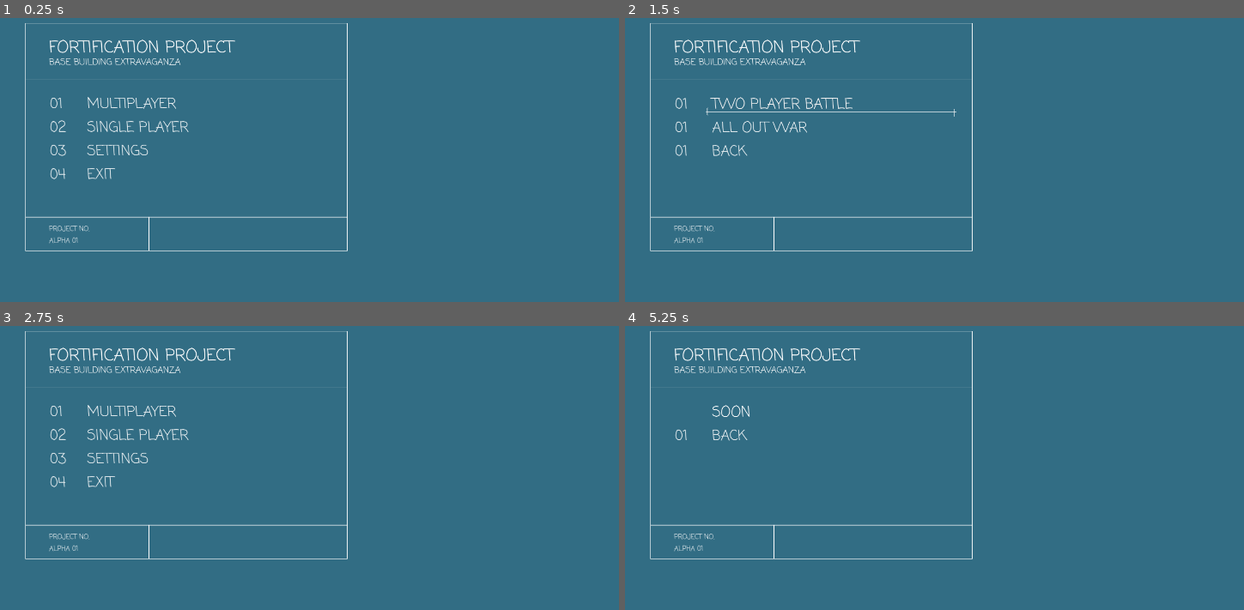
Above: before the commit, frames 1-4 (two rows, left to right).
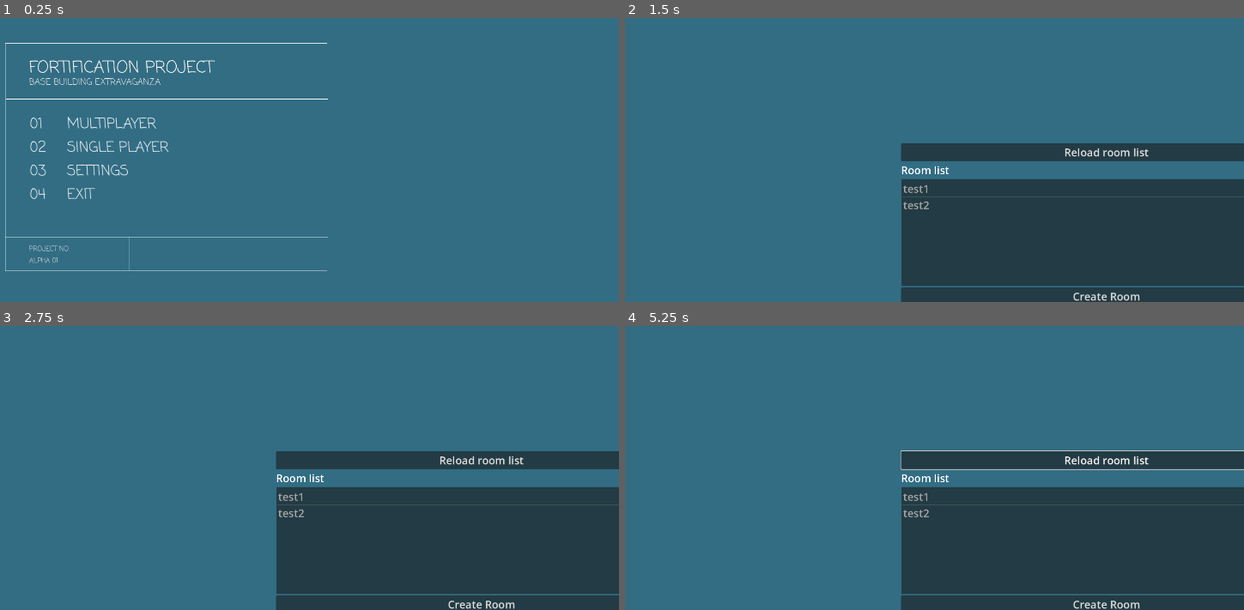
Above: after the commit, the same moments.

Repository: maig81/maig81-r-frontend
Game: Godot game, scene res://main_menu/main_menu.tscn
The game is run twice, just before and just after one commit, with the same random seed, the same clock (stepped at 60 frames per second) and the same inputs. This scene is started directly instead of the project's main scene.
Inputs (mouse positions are in pixels of both pictures, inside the frame that each line leads up to):
- Up to frame 1 (0.25 s): no input
- Up to frame 2 (1.5 s): click "MULTIPLAYER" at 0.5 s; click "TWO PLAYER BATTLE" at 1.25 s
- Up to frame 3 (2.75 s): click (154, 459) at 2 s, where only the run before the commit has a clickable "BACK"
- Up to frame 4 (5.25 s): click (761, 459) at 2.75 s, where only the run before the commit has a clickable "SETTINGS"; click (1107, 604) at 3.5 s, where only the run after the commit has a clickable "Create Room"; click (1107, 459) at 4.25 s, where only the run after the commit has a clickable "Reload room list"; move the mouse to (1052, 397) at 5.02 s; hold Right from 5.03 s (still down); tap R at 5.1 s

The runs differ from the first frame. In frame 1, 4.4% of the frame differs, in the area x 0-57%, y 1-90%; in frame 2, 29%, in the area x 4-100%, y 1-100%; in frame 3, 29%; in frame 4, 29%.

Commit message:
deploy: update frontend

Diff:
--- a/game/pause_menu/pause_menu.gd
+++ b/game/pause_menu/pause_menu.gd
@@ -16,4 +16,4 @@
 func _on_forfeit_button_pressed() -> void:
 	get_tree().paused = false
 	GameSession.reset()
-	get_tree().change_scene_to_file("res://hub/mode_select.tscn")
+	get_tree().change_scene_to_file("res://main_menu/main_menu.tscn")
--- a/hub/mode_select.gd
+++ /dev/null
@@ -1,15 +0,0 @@
-extends Node2D
-
-func _ready() -> void:
-	$CanvasLayer/Control/VBoxContainer/TwoPlayerBattleButton.pressed.connect(_on_two_player)
-	$CanvasLayer/Control/VBoxContainer/DebugButton.pressed.connect(_on_debug)
-
-func _on_debug() -> void:
-	_select("debug")
-
-func _on_two_player() -> void:
-	_select("two_player_battle")
-
-func _select(mode: String) -> void:
-	GameSession.game_mode = mode
-	get_tree().change_scene_to_file("res://hub/hub.tscn")
--- a/main_menu/main_menu.gd
+++ b/main_menu/main_menu.gd
@@ -21,6 +21,16 @@
 	$CanvasLayer/MenuStack/MultiPlayerPanel/BackButton.pressed.connect(_on_back_button_pressed)
 	$CanvasLayer/MenuStack/SettingsPanel/BackButton.pressed.connect(_on_back_button_pressed)
 
+	# MULTIPLAYER PANEL
+	$CanvasLayer/MenuStack/MultiPlayerPanel/TwoPlayerBattleGameButton.pressed.connect(_on_two_player_battle_game_button_pressed)
+	$CanvasLayer/MenuStack/MultiPlayerPanel/MassiveGameButton.pressed.connect(_on_massive_game_button_pressed)
+
+	#SINGLE PLAYER PANEL
+	$CanvasLayer/MenuStack/SinglePlayerPanel/StandardGameButton.pressed.connect(_on_standard_game_button_pressed)
+	$CanvasLayer/MenuStack/SinglePlayerPanel/BlitzGameButton.pressed.connect(_on_blitz_game_button_pressed)
+	$CanvasLayer/MenuStack/SinglePlayerPanel/EndlessGameButton.pressed.connect(_on_endless_game_button_pressed)
+	$CanvasLayer/MenuStack/SinglePlayerPanel/CustomGameButton.pressed.connect(_on_custom_game_button_pressed)
+
 	toggle_panel(rootPanel)
 
 func toggle_panel(panel: VBoxContainer) -> void:
@@ -30,8 +40,9 @@
 		else:
 			p.visible = false
 
-
-#BUTTON HANDLERS
+# ------------------------------------------------------------------------------------------------
+# ROOT PANEL BUTTON HANDLERS
+# ------------------------------------------------------------------------------------------------
 func _on_multi_player_button_pressed() -> void:
 	toggle_panel(multiPlayerPanel)
 
@@ -46,3 +57,30 @@
 
 func _on_back_button_pressed() -> void:
 	toggle_panel(rootPanel)
+
+
+# ------------------------------------------------------------------------------------------------
+# MULTIPLAYER PANEL
+# ------------------------------------------------------------------------------------------------
+func _on_two_player_battle_game_button_pressed() -> void:
+	GameSession.game_mode = "two_player_battle"
+	get_tree().change_scene_to_file("res://hub/hub.tscn")
+
+func _on_massive_game_button_pressed() -> void:
+	print_debug("Massive game button pressed")
+
+
+# ------------------------------------------------------------------------------------------------
+# SINGLE PLAYER PANEL
+# ------------------------------------------------------------------------------------------------
+func _on_standard_game_button_pressed() -> void:
+	print_debug("Standard game button pressed")
+
+func _on_blitz_game_button_pressed() -> void:
+	print_debug("Blitz game button pressed")
+
+func _on_endless_game_button_pressed() -> void:
+	print_debug("Endless game button pressed")
+
+func _on_custom_game_button_pressed() -> void:
+	print_debug("Custom game button pressed")
--- a/main_menu/main_menu.tscn
+++ b/main_menu/main_menu.tscn
@@ -15,20 +15,15 @@
 anchors_preset = 2
 anchor_top = 1.0
 anchor_bottom = 1.0
-offset_left = 431.0
-offset_top = -584.0
-offset_right = 866.0
-offset_bottom = -310.0
+offset_left = 375.0
+offset_top = -528.0
+offset_right = 810.0
+offset_bottom = -254.0
 grow_vertical = 0
 
-[node name="BorderPoly" type="Polygon2D" parent="CanvasLayer/MenuStack" unique_id=596942402]
-position = Vector2(-172, -197)
-scale = Vector2(1, 1.0616666)
-invert_enabled = true
-invert_border = 1.0
-polygon = PackedVector2Array(900, 0, 0, 0, 0, 600, 900, 600)
-
-[node name="Line2D" type="Line2D" parent="CanvasLayer/MenuStack" unique_id=1319197947]
+[node name="FrameAndText" type="CanvasGroup" parent="CanvasLayer/MenuStack" unique_id=577279782]
+
+[node name="Line2D" type="Line2D" parent="CanvasLayer/MenuStack/FrameAndText" unique_id=1319197947]
 position = Vector2(-171, -41)
 points = PackedVector2Array(0, 0, 900, 0)
 width = 1.0
@@ -36,7 +31,7 @@
 begin_cap_mode = 2
 end_cap_mode = 2
 
-[node name="Line2D2" type="Line2D" parent="CanvasLayer/MenuStack" unique_id=1802556203]
+[node name="Line2D2" type="Line2D" parent="CanvasLayer/MenuStack/FrameAndText" unique_id=1802556203]
 position = Vector2(-171, 346)
 points = PackedVector2Array(0, 0, 900, 0)
 width = 2.0
@@ -45,7 +40,7 @@
 begin_cap_mode = 2
 end_cap_mode = 2
 
-[node name="Line2D3" type="Line2D" parent="CanvasLayer/MenuStack" unique_id=1009577281]
+[node name="Line2D3" type="Line2D" parent="CanvasLayer/MenuStack/FrameAndText" unique_id=1009577281]
 position = Vector2(173, 346)
 points = PackedVector2Array(0, 0, 0, 94)
 width = 2.0
@@ -53,8 +48,14 @@
 begin_cap_mode = 2
 end_cap_mode = 2
 
-[node name="FortifyProjectTitle" type="Label" parent="CanvasLayer/MenuStack" unique_id=1803479128]
-layout_mode = 0
+[node name="BorderPoly" type="Polygon2D" parent="CanvasLayer/MenuStack/FrameAndText" unique_id=596942402]
+position = Vector2(-172, -197)
+scale = Vector2(1, 1.0616666)
+invert_enabled = true
+invert_border = 1.0
+polygon = PackedVector2Array(900, 0, 0, 0, 0, 600, 900, 600)
+
+[node name="FortifyProjectTitle" type="Label" parent="CanvasLayer/MenuStack/FrameAndText" unique_id=1803479128]
 offset_left = -106.0
 offset_top = -164.0
 offset_right = 411.0
@@ -63,8 +64,7 @@
 theme_override_font_sizes/font_size = 47
 text = "FORTIFICATION PROJECT"
 
-[node name="FortifyProjectTitle2" type="Label" parent="CanvasLayer/MenuStack" unique_id=410028799]
-layout_mode = 0
+[node name="FortifyProjectTitle2" type="Label" parent="CanvasLayer/MenuStack/FrameAndText" unique_id=410028799]
 offset_left = -106.0
 offset_top = -107.0
 offset_right = 411.0
@@ -73,8 +73,7 @@
 theme_override_font_sizes/font_size = 25
 text = "BASE BUILDING EXTRAVAGANZA"
 
-[node name="FortifyProjectTitle3" type="Label" parent="CanvasLayer/MenuStack" unique_id=185742416]
-layout_mode = 0
+[node name="FortifyProjectTitle3" type="Label" parent="CanvasLayer/MenuStack/FrameAndText" unique_id=185742416]
 offset_left = -106.0
 offset_top = 365.0
 offset_right = 70.0
@@ -99,21 +98,21 @@
 layout_mode = 2
 text = "SINGLE PLAYER"
 
-[node name="Label" parent="CanvasLayer/MenuStack/RootPanel/SinglePlayerButton" index="1" unique_id=925173409]
+[node name="Label" parent="CanvasLayer/MenuStack/RootPanel/SinglePlayerButton" index="0" unique_id=925173409]
 text = "02"
 
 [node name="SettingsButton" parent="CanvasLayer/MenuStack/RootPanel" unique_id=967589498 instance=ExtResource("2_3shxk")]
 layout_mode = 2
 text = "SETTINGS"
 
-[node name="Label" parent="CanvasLayer/MenuStack/RootPanel/SettingsButton" index="1" unique_id=925173409]
+[node name="Label" parent="CanvasLayer/MenuStack/RootPanel/SettingsButton" index="0" unique_id=925173409]
 text = "03"
 
 [node name="ExitButton" parent="CanvasLayer/MenuStack/RootPanel" unique_id=653782546 instance=ExtResource("2_3shxk")]
 layout_mode = 2
 text = "EXIT"
 
-[node name="Label" parent="CanvasLayer/MenuStack/RootPanel/ExitButton" index="1" unique_id=925173409]
+[node name="Label" parent="CanvasLayer/MenuStack/RootPanel/ExitButton" index="0" unique_id=925173409]
 text = "04"
 
 [node name="SinglePlayerPanel" type="VBoxContainer" parent="CanvasLayer/MenuStack" unique_id=79165126]
@@ -122,23 +121,37 @@
 offset_right = 40.0
 
 [node name="StandardGameButton" parent="CanvasLayer/MenuStack/SinglePlayerPanel" unique_id=1850567493 instance=ExtResource("2_3shxk")]
-layout_mode = 2
+visible = false
+layout_mode = 2
+disabled = true
 text = "STANDARD"
 
 [node name="BlitzGameButton" parent="CanvasLayer/MenuStack/SinglePlayerPanel" unique_id=201402595 instance=ExtResource("2_3shxk")]
-layout_mode = 2
+visible = false
+layout_mode = 2
+disabled = true
 text = "BLITZ"
 
-[node name="Label" parent="CanvasLayer/MenuStack/SinglePlayerPanel/BlitzGameButton" index="1" unique_id=925173409]
+[node name="Label" parent="CanvasLayer/MenuStack/SinglePlayerPanel/BlitzGameButton" index="0" unique_id=925173409]
 text = "02"
 
 [node name="EndlessGameButton" parent="CanvasLayer/MenuStack/SinglePlayerPanel" unique_id=2088597347 instance=ExtResource("2_3shxk")]
-layout_mode = 2
+visible = false
+layout_mode = 2
+disabled = true
 text = "ENDLESS"
 
+[node name="Label" parent="CanvasLayer/MenuStack/SinglePlayerPanel/EndlessGameButton" index="0" unique_id=925173409]
+text = "03"
+
 [node name="CustomGameButton" parent="CanvasLayer/MenuStack/SinglePlayerPanel" unique_id=1650633203 instance=ExtResource("2_3shxk")]
-layout_mode = 2
+visible = false
+layout_mode = 2
+disabled = true
 text = "CUSTOM"
+
+[node name="Label" parent="CanvasLayer/MenuStack/SinglePlayerPanel/CustomGameButton" index="0" unique_id=925173409]
+text = "04"
 
 [node name="BackButton" parent="CanvasLayer/MenuStack/SinglePlayerPanel" unique_id=1280753668 instance=ExtResource("2_3shxk")]
 layout_mode = 2
@@ -155,12 +168,17 @@
 text = "TWO PLAYER BATTLE"
 
 [node name="MassiveGameButton" parent="CanvasLayer/MenuStack/MultiPlayerPanel" unique_id=1403801971 instance=ExtResource("2_3shxk")]
-layout_mode = 2
+visible = false
+layout_mode = 2
+disabled = true
 text = "ALL OUT WAR"
 
 [node name="BackButton" parent="CanvasLayer/MenuStack/MultiPlayerPanel" unique_id=76547692 instance=ExtResource("2_3shxk")]
 layout_mode = 2
 text = "BACK"
+
+[node name="Label" parent="CanvasLayer/MenuStack/MultiPlayerPanel/BackButton" index="0" unique_id=925173409]
+text = "02"
 
 [node name="SettingsPanel" type="VBoxContainer" parent="CanvasLayer/MenuStack" unique_id=1654871398]
 visible = false
@@ -183,3 +201,6 @@
 [editable path="CanvasLayer/MenuStack/RootPanel/ExitButton"]
 [editable path="CanvasLayer/MenuStack/SinglePlayerPanel/StandardGameButton"]
 [editable path="CanvasLayer/MenuStack/SinglePlayerPanel/BlitzGameButton"]
+[editable path="CanvasLayer/MenuStack/SinglePlayerPanel/EndlessGameButton"]
+[editable path="CanvasLayer/MenuStack/SinglePlayerPanel/CustomGameButton"]
+[editable path="CanvasLayer/MenuStack/MultiPlayerPanel/BackButton"]
--- a/main_menu/main_menu_button.gd
+++ b/main_menu/main_menu_button.gd
@@ -7,8 +7,8 @@
 var _fade_tween: Tween
 
 func _ready() -> void:
-	connect("mouse_entered", self._on_mouse_entered)
-	connect("mouse_exited", self._on_mouse_exited)
+	mouse_entered.connect(_on_mouse_entered)
+	mouse_exited.connect(_on_mouse_exited)
 
 func _fade_underline(to_visible: bool) -> void:
 	if _fade_tween:
--- a/main_menu/main_menu_button.tscn
+++ b/main_menu/main_menu_button.tscn
@@ -8,7 +8,9 @@
 
 [sub_resource type="StyleBoxEmpty" id="StyleBoxEmpty_wi55t"]
 
-[sub_resource type="StyleBoxEmpty" id="StyleBoxEmpty_8hmbn"]
+[sub_resource type="StyleBoxEmpty" id="StyleBoxEmpty_h5veo"]
+
+[sub_resource type="StyleBoxEmpty" id="StyleBoxEmpty_phtc6"]
 
 [node name="MainMenuButton" type="Button" unique_id=2120379635]
 offset_left = 104.0
@@ -16,12 +18,23 @@
 offset_bottom = 62.0
 theme = ExtResource("1_8hmbn")
 theme_override_colors/font_color = Color(1, 1, 1, 0.8627451)
+theme_override_colors/font_disabled_color = Color(0.875, 0.875, 0.875, 0.5)
 theme_override_styles/normal = SubResource("StyleBoxFlat_8hmbn")
 theme_override_styles/pressed = SubResource("StyleBoxEmpty_wi55t")
-theme_override_styles/hover = SubResource("StyleBoxEmpty_8hmbn")
+theme_override_styles/hover = SubResource("StyleBoxEmpty_h5veo")
+theme_override_styles/disabled = SubResource("StyleBoxEmpty_phtc6")
 text = "BUTTON TEXT"
 alignment = 0
 script = ExtResource("2_wi55t")
+
+[node name="Label" type="Label" parent="." unique_id=925173409]
+layout_mode = 0
+offset_left = -104.0
+offset_right = -64.0
+offset_bottom = 62.0
+theme = ExtResource("1_8hmbn")
+theme_override_colors/font_color = Color(1, 1, 1, 0.8627451)
+text = "01"
 
 [node name="Underline" type="CanvasGroup" parent="." unique_id=42549307]
 visible = false
@@ -52,12 +65,3 @@
 joint_mode = 1
 begin_cap_mode = 2
 end_cap_mode = 2
-
-[node name="Label" type="Label" parent="." unique_id=925173409]
-layout_mode = 0
-offset_left = -104.0
-offset_right = -64.0
-offset_bottom = 62.0
-theme = ExtResource("1_8hmbn")
-theme_override_colors/font_color = Color(1, 1, 1, 0.8627451)
-text = "01"
--- /dev/null
+++ b/styles/style_button_disabled.tres
@@ -0,0 +1,3 @@
+[gd_resource type="StyleBoxEmpty" format=3 uid="uid://siprxf2xfx17"]
+
+[resource]
Not shown, removed: hub/mode_select.gd.uid
Not shown: 1 places in hub/mode_select.tscn that only renumber resources
